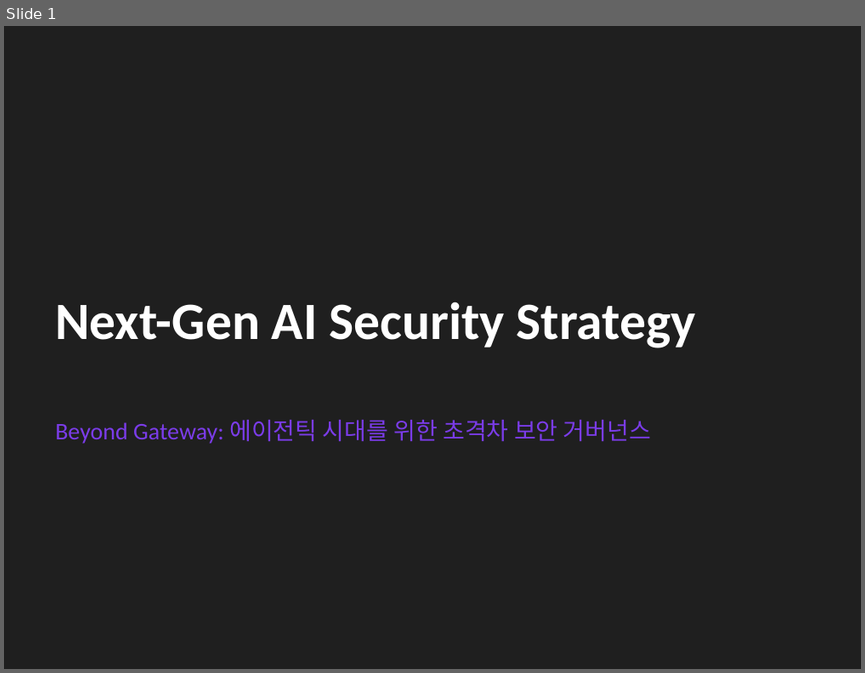
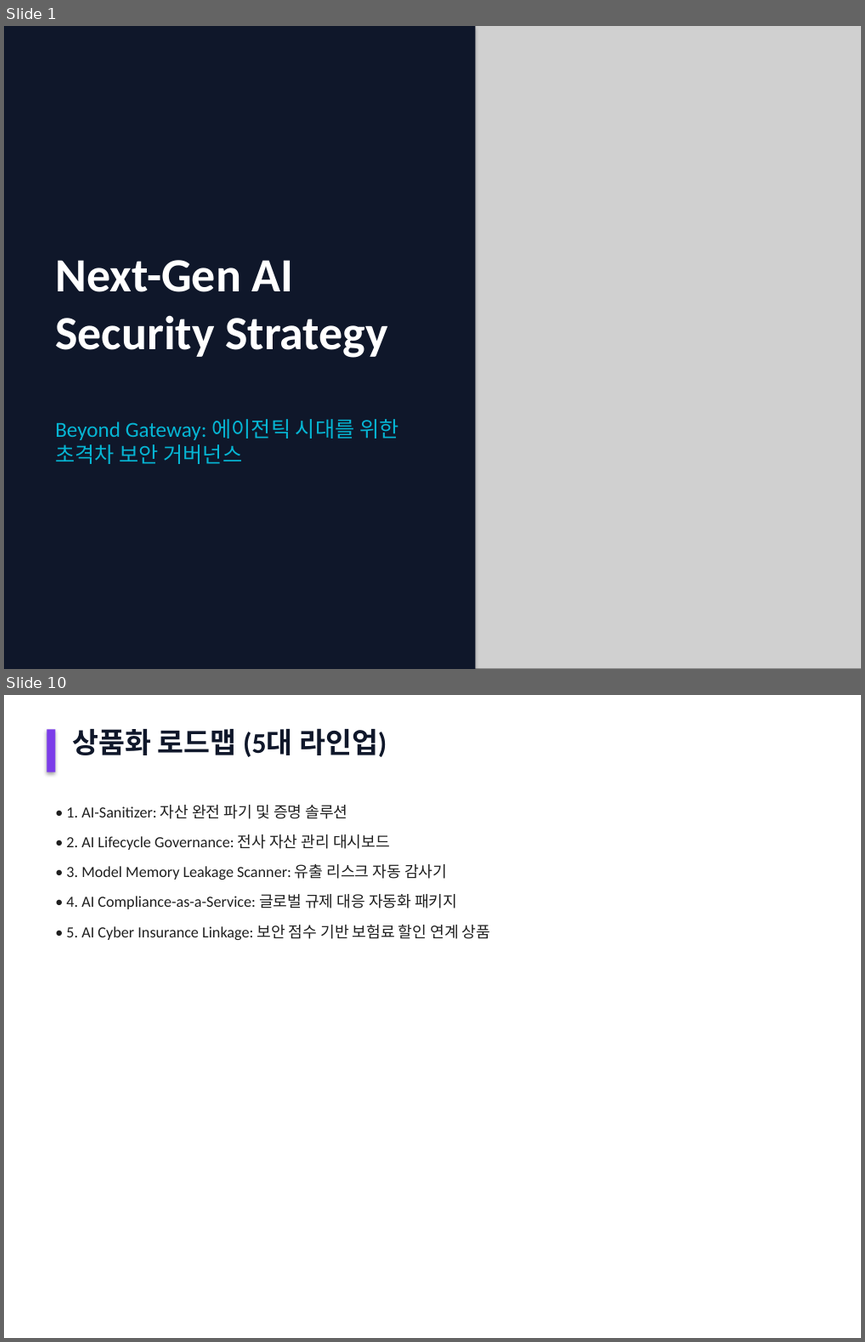
Before and after one commit to flyngcoq/ai_project, a slide deck: 40_Projects/Work/Safe_AI/Next_Gen_AI_Security_Strategy.pptx. Shown one above the other, each under a label of ours: slide 1 before the commit, slides 1 and 10 after it; the slides between them are not shown. The pictures are 865x673 and 865x1342 pixels, drawn with LibreOffice and Linux fonts; fonts in the diff are those of the drawing; grey boxes stand for pictures. Boxes give left, top, right and bottom in pixels: in the first picture for what was removed or moved away, otherwise in the second. Text is boxed around its words. In the diff, an @@ line names an element or a change of style, - is before the commit and + after.

```diff
--- a/40_Projects/Work/Safe_AI/Next_Gen_AI_Security_Strategy.pptx
+++ b/40_Projects/Work/Safe_AI/Next_Gen_AI_Security_Strategy.pptx
@@ slide 10 added at box(4, 695, 861, 1338), background #FFFFFF @@
@@ rectangle added at box(46, 729, 55, 772), fill #7B3CE9 @@
@@ text added at box(72, 728, 386, 757), 24 pt, text #0F172A, bold @@
+상품화 로드맵 (5대 라인업)
@@ text added at box(66, 805, 347, 819), 13 pt, text #1F1F1F @@
+• 1. AI-Sanitizer: 자산 완전 파기 및 증명 솔루션
@@ text added at box(66, 834, 390, 850), 13 pt, text #1F1F1F @@
+• 2. AI Lifecycle Governance: 전사 자산 관리 대시보드
@@ text added at box(66, 864, 447, 879), 13 pt, text #1F1F1F @@
+• 3. Model Memory Leakage Scanner: 유출 리스크 자동 감사기
@@ text added at box(66, 894, 457, 909), 13 pt, text #1F1F1F @@
+• 4. AI Compliance-as-a-Service: 글로벌 규제 대응 자동화 패키지
@@ text added at box(66, 924, 490, 940), 13 pt, text #1F1F1F @@
+• 5. AI Cyber Insurance Linkage: 보안 점수 기반 보험료 할인 연계 상품
@@ slide 1 changed as well @@
@@ background #1F1F1F to #0F172A @@
@@ rectangle added at box(4, 26, 475, 669), fill #0F172A @@
@@ picture added at box(432, 26, 861, 669) @@
@@ text "Next-Gen AI Security Strategy": place and size @@
-text "Next-Gen AI Security Strategy" at box(55, 301, 696, 348)
+text "Next-Gen AI Security Strategy" at box(55, 260, 387, 358)
@@ text "Next-Gen AI Security Strategy" at box(55, 260, 387, 358): size 44 to 40 pt @@
@@ text "Beyond Gateway: 에이전틱 시대를 위한 ..." at box(55, 419, 398, 464): size 20 to 18 pt, text colour #7B3CE9 to #06B6D4 @@
```
Also in this commit, not shown: 3 other slides changed, 7 other slides added, 9 slides removed, 1 other file.
